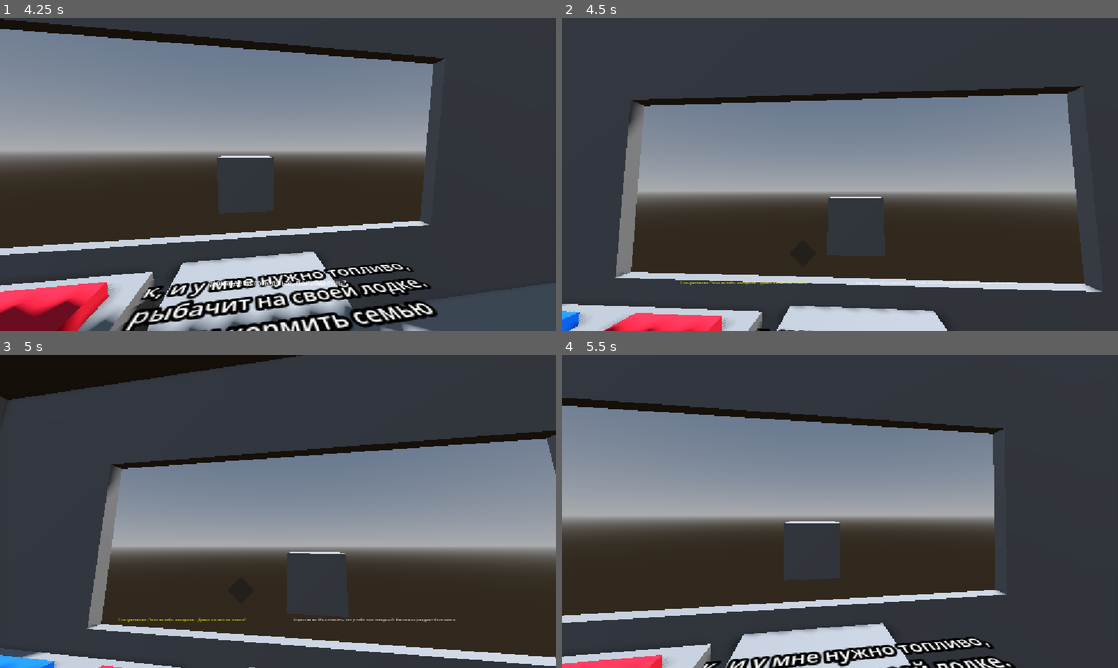
Above: before the commit, frames 1-4 (two rows, left to right).
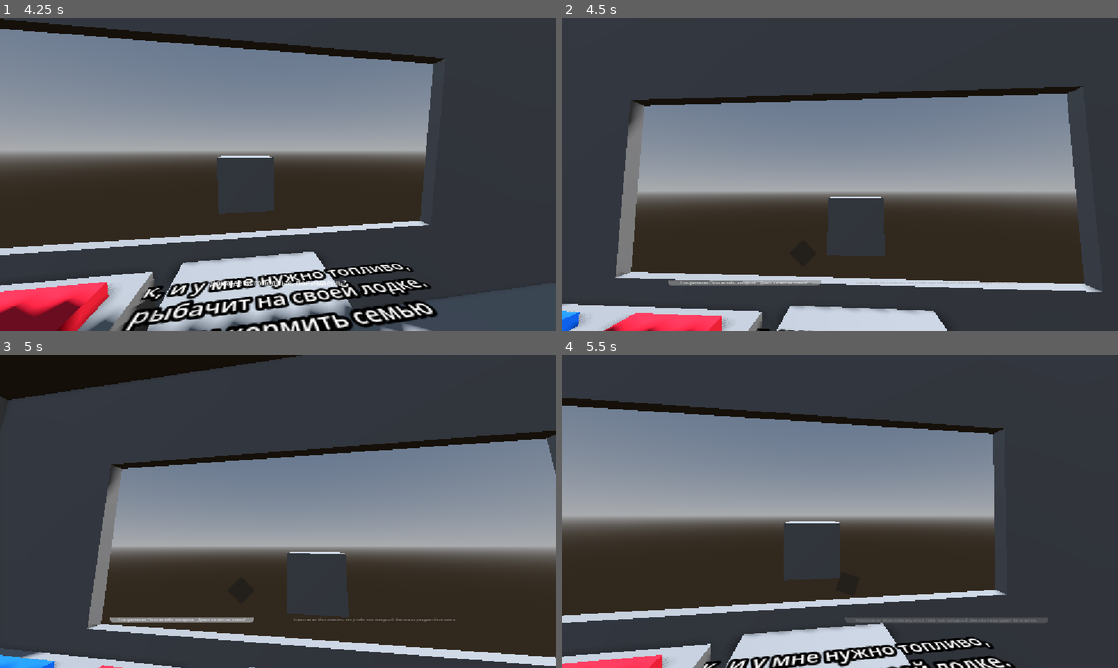
Above: after the commit, the same moments.

Repository: RolicsVin/AZS
Game: Godot game, scene res://scenes/game.tscn
The game is run twice, just before and just after one commit, with the same random seed, the same clock (stepped at 60 frames per second) and the same inputs.
Inputs (mouse positions are in pixels of both pictures, inside the frame that each line leads up to):
- Up to frame 1 (4.25 s): tap Enter (ui_accept) at 0.5, 0.77, 1.52, 3.02, 3.77 s; move the mouse to (400, 158) at 0.52 s; hold Right (ui_right) 0.53-1.28 s; click (400, 158) at 0.6 s; move the mouse to (166, 190) at 1.27 s; hold Down (ui_down) 1.28-2.03 s; click (166, 190) at 1.35 s; move the mouse to (333, 105) at 2.02 s; hold Right (ui_right) 2.03-2.78 s; click (333, 105) at 2.1 s; move the mouse to (250, 237) at 2.77 s; hold Up (ui_up) 2.78-3.53 s; click (250, 237) at 2.85 s; move the mouse to (444, 221) at 3.52 s; hold Left (ui_left) from 3.53 s (still down); click (444, 221) at 3.6 s
- Up to frame 2 (4.5 s): keep holding Left (ui_left); move the mouse to (673, 127) at 4.27 s; click (673, 127) at 4.35 s
- Up to frame 3 (5 s): keep holding Left (ui_left); tap Enter (ui_accept) at 4.52 s
- Up to frame 4 (5.5 s): move the mouse to (867, 511) at 5.02 s; release Left (ui_left) at 5.03 s; hold Down (ui_down) from 5.03 s (still down); click (867, 511) at 5.1 s

Frame 1 is identical in both runs. In frame 2, 0.6% of the frame differs, in the area x 19-82%, y 83-86%; in frame 3, 0.5%; in frame 4, 0.6%.

Commit message:
Animations
добавил аниимаций для вариантов выбора фраз в диалоге

Diff:
--- a/scenes/choise_visual.gd
+++ b/scenes/choise_visual.gd
@@ -1,11 +1,14 @@
+
 class_name ChoiceVisual
 extends Control
 
 signal choice_changed(index: int)
+signal choice_confirmed(index: int)
 
 @onready var chooser: Control = $Chooser
 
 var current_choice: int = -1
+var locked: bool = false
 
 
 func _ready() -> void:
@@ -14,10 +17,43 @@
 
 func reset_choice() -> void:
 	current_choice = -1
+	locked = false
+
+
+func setup_choices(container: Control) -> void:
+	for label in container.get_children():
+		if not label is Label:
+			continue
+
+		var panel := Panel.new()
+		panel.name = "ChoiceUnderline"
+		panel.mouse_filter = Control.MOUSE_FILTER_IGNORE
+		panel.show_behind_parent = true
+
+		panel.set_anchors_and_offsets_preset(Control.PRESET_FULL_RECT)
+		panel.offset_left = -6.0
+		panel.offset_right = 6.0
+
+		var style := StyleBoxFlat.new()
+		style.bg_color = Color(0, 0, 0, 0)
+		style.border_color = Color(0.55, 0.55, 0.55, 1.0)
+		style.border_width_bottom = 11
+		style.corner_radius_top_left = 10
+		style.corner_radius_top_right = 10
+		style.corner_radius_bottom_left = 10
+		style.corner_radius_bottom_right = 10
+
+		panel.add_theme_stylebox_override("panel", style)
+
+		panel.modulate.a = 0.0
+		panel.scale.x = 0.0
+		panel.pivot_offset = Vector2(label.size.x / 2.0, label.size.y / 2.0)
+
+		label.add_child(panel)
 
 
 func _process(_delta: float) -> void:
-	if not visible:
+	if not visible or locked:
 		return
 
 	var mouse_position := get_viewport().get_mouse_position()
@@ -35,3 +71,71 @@
 	if new_choice != current_choice:
 		current_choice = new_choice
 		choice_changed.emit(current_choice)
+
+
+func update_choice_visual(container: Control, selected_index: int) -> void:
+	for i in range(container.get_child_count()):
+		var label = container.get_child(i)
+
+		if not label is Label:
+			continue
+
+		var panel = label.get_node_or_null("ChoiceUnderline")
+
+		var tween := create_tween()
+		tween.set_parallel(true)
+
+		if i == selected_index:
+			label.modulate = Color.WHITE
+
+			if panel:
+				tween.tween_property(panel, "modulate:a", 1.0, 0.2)
+
+				tween.tween_property(panel, "scale:x", 1.08, 0.3)\
+					.set_trans(Tween.TRANS_BACK)\
+					.set_ease(Tween.EASE_OUT)
+
+		else:
+			label.modulate = Color(0.65, 0.65, 0.65, 1.0)
+
+			if panel:
+				tween.tween_property(panel, "modulate:a", 0.0, 0.2)
+
+				tween.tween_property(panel, "scale:x", 0.0, 0.2)
+
+
+func confirm_choice_animation(container: Control, selected_index: int) -> void:
+	if locked:
+		return
+
+	locked = true
+
+	var tween := create_tween()
+	tween.set_parallel(true)
+
+	for i in range(container.get_child_count()):
+		var label = container.get_child(i)
+
+		if not label is Label:
+			continue
+
+		if i == selected_index:
+			tween.tween_property(label, "scale", Vector2(1.12, 1.12), 0.18)\
+				.set_trans(Tween.TRANS_BACK)\
+				.set_ease(Tween.EASE_OUT)
+
+			tween.tween_property(label, "modulate:a", 0.0, 0.3)\
+				.set_delay(0.18)
+
+		else:
+			tween.tween_property(label, "modulate:a", 0.0, 0.18)
+
+			var panel = label.get_node_or_null("ChoiceUnderline")
+
+			if panel:
+				tween.tween_property(panel, "scale:x", 0.0, 0.18)
+				tween.tween_property(panel, "modulate:a", 0.0, 0.18)
+
+	tween.finished.connect(func():
+		choice_confirmed.emit(selected_index)
+	)
--- a/scenes/dialog.gd
+++ b/scenes/dialog.gd
@@ -6,8 +6,6 @@
 
 @export_category("Настройки выбора")
 @export var choice_font_size: int = 8
-@export var selected_color: Color = Color.YELLOW
-@export var normal_color: Color = Color.WHITE
 
 var character: Character
 var curent_dialog: LinearDialog
@@ -23,6 +21,9 @@
 
 	if not choice_visual.choice_changed.is_connected(set_choice):
 		choice_visual.choice_changed.connect(set_choice)
+
+	if not choice_visual.choice_confirmed.is_connected(_on_choice_confirmed):
+		choice_visual.choice_confirmed.connect(_on_choice_confirmed)
 
 
 func start_dialog(target_character: Character) -> void:
@@ -99,7 +100,7 @@
 		_finish_dialog()
 		return
 
-	current_choice = 0
+	current_choice = -1
 
 	for answer_text in choise.choises:
 		var choice_label := Label.new()
@@ -110,20 +111,30 @@
 
 		container.add_child(choice_label)
 
-	update_choice_visual()
+	choice_visual.reset_choice()
+	choice_visual.setup_choices(container)
+	choice_visual.show()
 
-	choice_visual.reset_choice()
-	choice_visual.show()
 	Input.mouse_mode = Input.MOUSE_MODE_HIDDEN
 
 
 func confirm_choice() -> void:
+	if choice_visual.locked:
+		return
+
+	if current_choice < 0 or current_choice >= container.get_child_count():
+		return
+
+	choice_visual.confirm_choice_animation(container, current_choice)
+
+
+func _on_choice_confirmed(choice_index: int) -> void:
 	var children = container.get_children()
 
-	if current_choice < 0 or current_choice >= children.size():
+	if choice_index < 0 or choice_index >= children.size():
 		return
 
-	var selected_label = children[current_choice]
+	var selected_label = children[choice_index]
 	var dialog_name: String = selected_label.get_meta("dialog_name")
 
 	choice_visual.hide()
@@ -137,19 +148,7 @@
 		return
 
 	current_choice = choice_index
-	update_choice_visual()
-
-
-func update_choice_visual() -> void:
-	var children = container.get_children()
-
-	for i in range(children.size()):
-		var label = children[i]
-
-		if i == current_choice:
-			label.modulate = selected_color
-		else:
-			label.modulate = normal_color
+	choice_visual.update_choice_visual(container, current_choice)
 
 
 func _finish_dialog() -> void:
@@ -168,6 +167,7 @@
 	for dialog in character.dialogs:
 		if dialog.name == dialog_name:
 			return dialog
+
 	return null
 
 
@@ -175,6 +175,7 @@
 	for choise in character.choises:
 		if choise.name == choise_name:
 			return choise
+
 	return null
 
 
